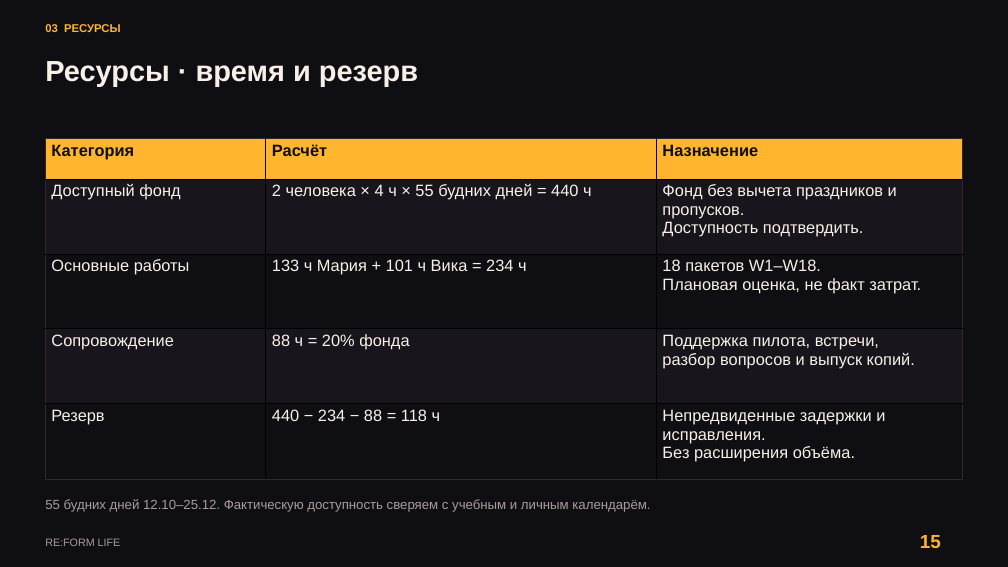
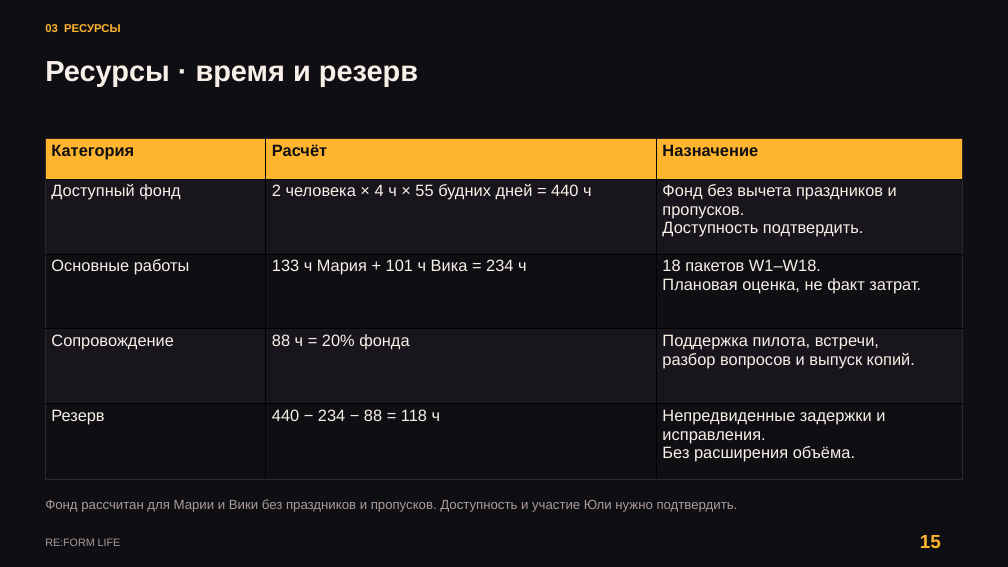
Before and after one commit to kartaamigo/RE-FORM-LIFE, a slide deck: slide 15 of docs/project-plan/RE_FORM_LIFE_Reviewed_Design.pptx. Drawn at 1008x567 pixels with LibreOffice and Linux fonts; fonts in the diff are those of the drawing. Boxes give left, top, right and bottom in pixels: in the first picture for what was removed or moved away, otherwise in the second. Text is boxed around its words. In the diff, an @@ line names an element or a change of style, - is before the commit and + after.

```diff
--- a/docs/project-plan/RE_FORM_LIFE_Reviewed_Design.pptx
+++ b/docs/project-plan/RE_FORM_LIFE_Reviewed_Design.pptx
@@ text at box(45, 499, 738, 512): text changed @@
-55 будних дней 12.10–25.12. Фактическую доступность сверяем с учебным и личным календарём.
+Фонд рассчитан для Марии и Вики без праздников и пропусков. Доступность и участие Юли нужно подтвердить.
```
Also in this commit, not shown: 20 other slides changed, 7 slides added, 2 slides removed, 3 other files.
